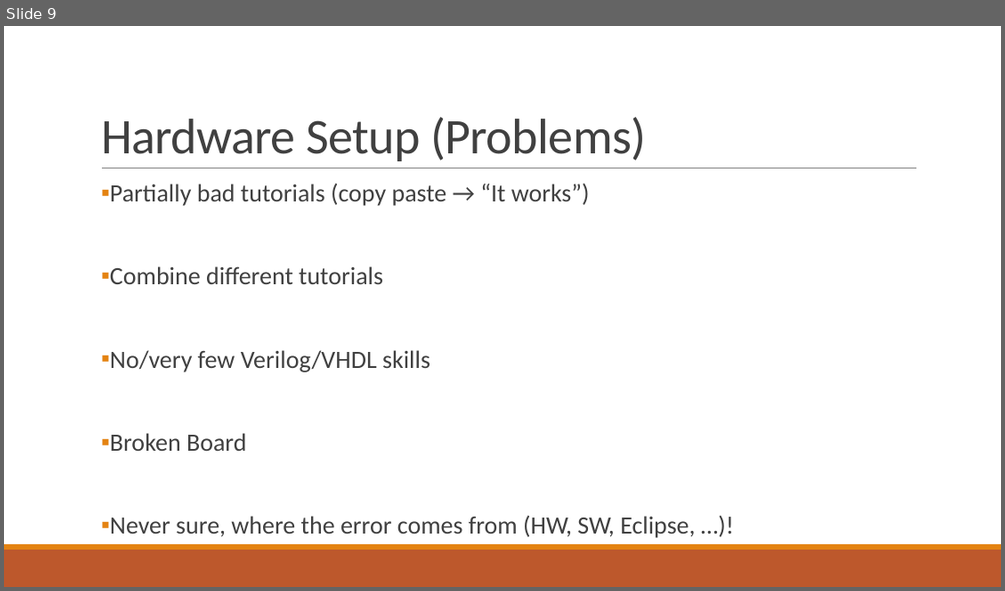
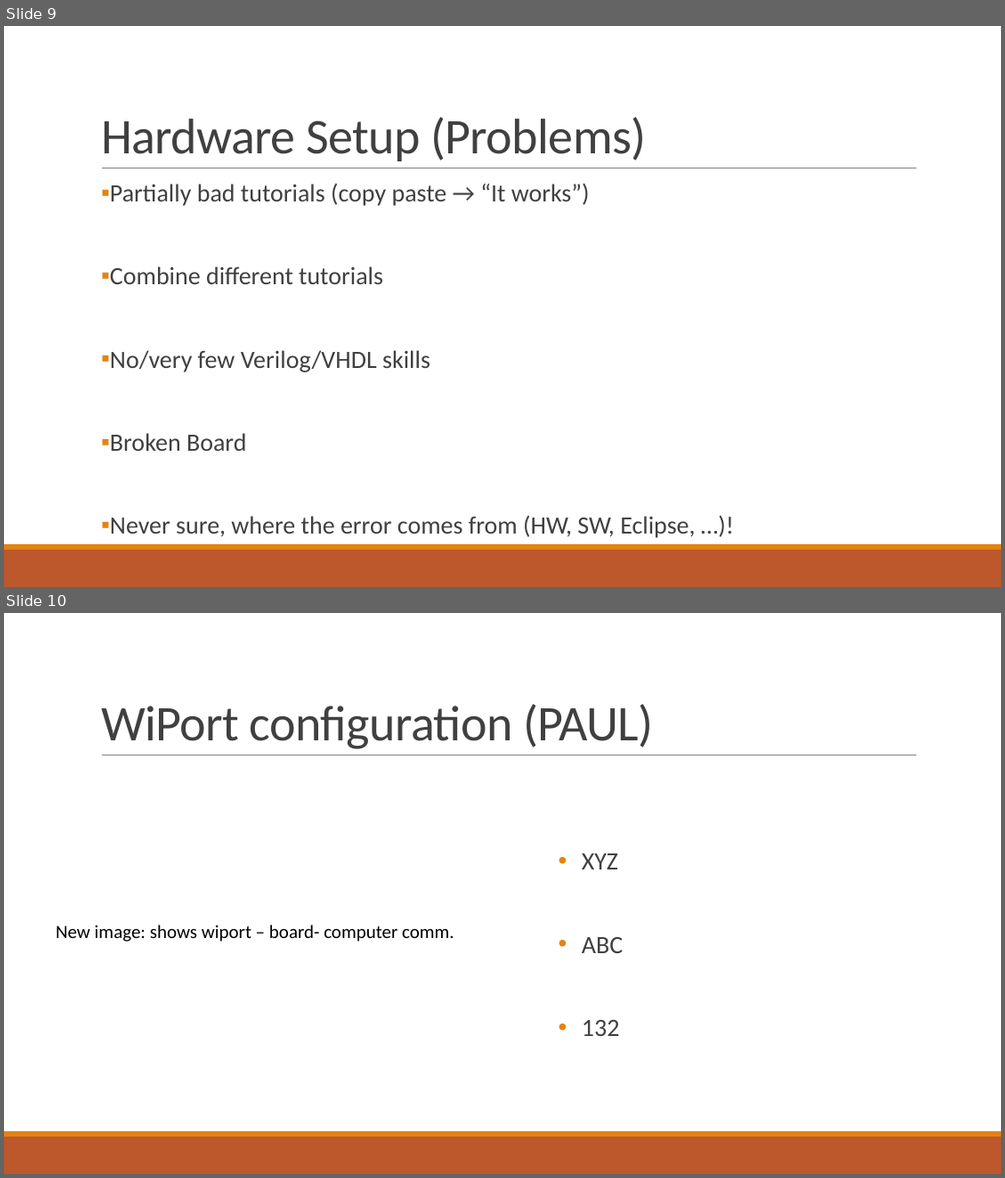
Before and after one commit to fjanssen/Car2X, a slide deck: doc/FinalPresentation.pptx. Shown one above the other, each under a label of ours: slide 9 before the commit, slides 9 and 10 after it. The pictures are 1005x591 and 1005x1178 pixels, drawn with LibreOffice and Linux fonts; fonts in the diff are those of the drawing. Boxes give left, top, right and bottom in pixels: in the first picture for what was removed or moved away, otherwise in the second. Text is boxed around its words. In the diff, an @@ line names an element or a change of style, - is before the commit and + after.

```diff
--- a/doc/FinalPresentation.pptx
+++ b/doc/FinalPresentation.pptx
@@ slide 10 added at <box>4,613,1001,1174</box>, background #FFFFFF; not listed: 3 template elements that a slide beside it also shows @@
@@ title added at <box>101,704,654,749</box>, 48 pt, text #404040 @@
+WiPort configuration (PAUL)
@@ text added at <box>582,853,623,1036</box>, 24 pt, text #404040 @@
+• XYZ
+• ABC
+• 132
@@ text added at <box>56,925,454,941</box>, 18 pt, text #000000 @@
+New image: shows wiport – board- computer comm.
```
Also in this commit, not shown: 5 slides changed, 5 other slides added, 3 slides removed.
